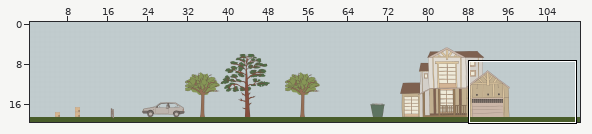
A Tiled map gets an edit: maps/map.tmx. The first picture is a wide view before the edit; the outline marks the close-up.
Close-up. Before:
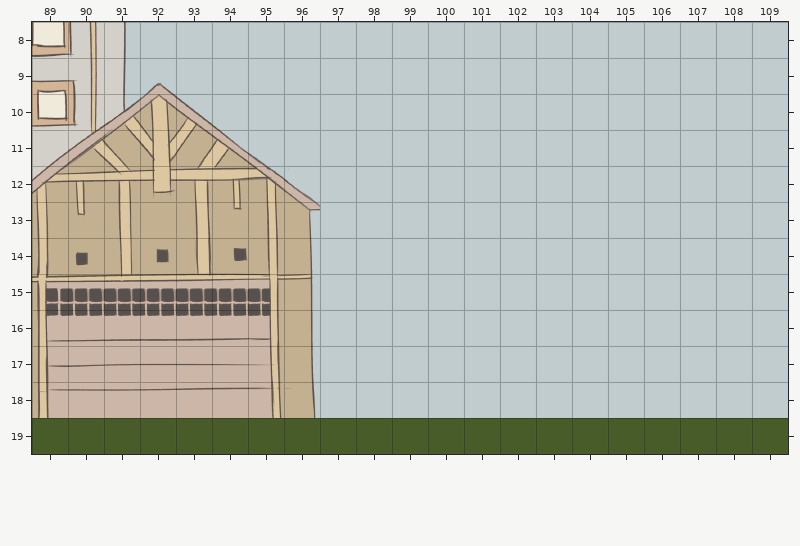
Cells are 100x100 px. Shown: x 89..109, y 8..19. The commit also changed other parts of the map, which this record leaves out.
The same view after the edit:
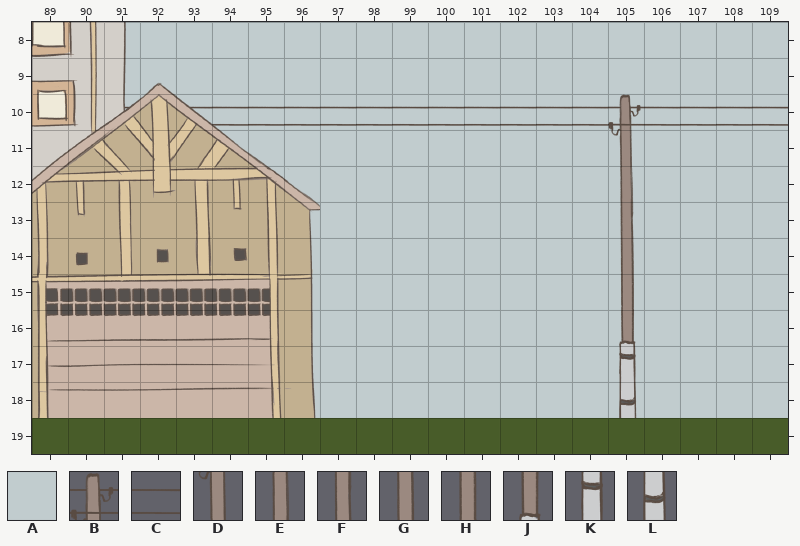
Key: from "tileset": A 0, B 5, C 6, D 35, E 65, F 95, G 125, H 155, J 185, K 215, L 245.
_ is an empty cell.
Tiles replaced or removed in this view: A.
Tiles of an added or newly shown layer are drawn over the layers below it.
Difference:
Changed rows in their new state; . is an unchanged cell.
Layer "sky" (added):
first column x 93:
10 AAAAAAAAAAAAAAAAA
11 ............A....
12 ............A....
13 ............A....
14 ............A....
15 ............A....
16 ............A....
17 ............A....
18 ............A....
Layer "background":
first column x 93:
10 CCCCCCCCCCCCBCCCC
11 ............D....
12 ............E....
13 ............F....
14 ............G....
15 ............H....
16 ............J....
17 ............K....
18 ............L....
Where, in picture pixels (left, top, right, bottom), the same in both close-ups:
changed: (189, 94, 788, 418)
